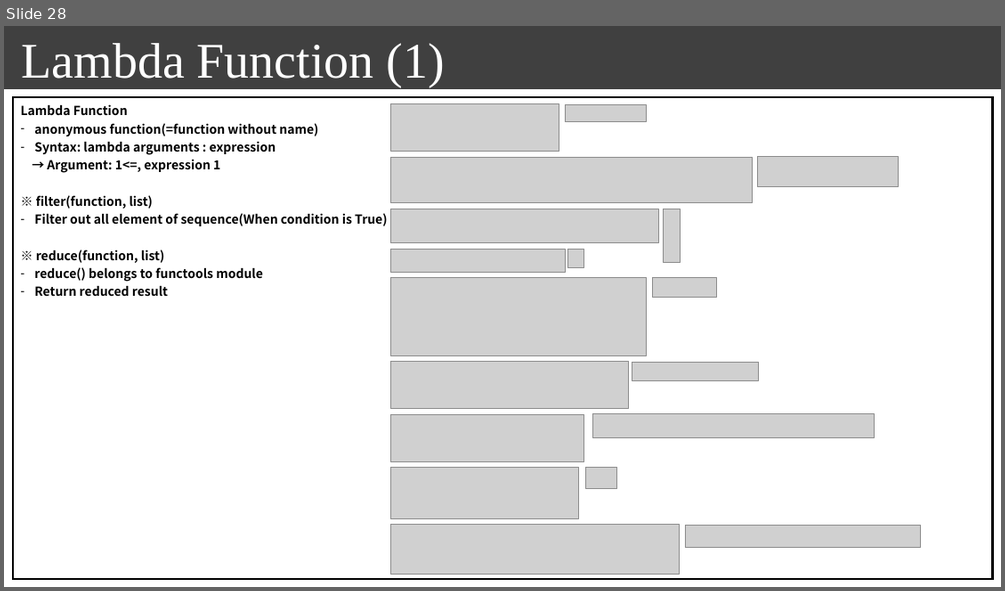
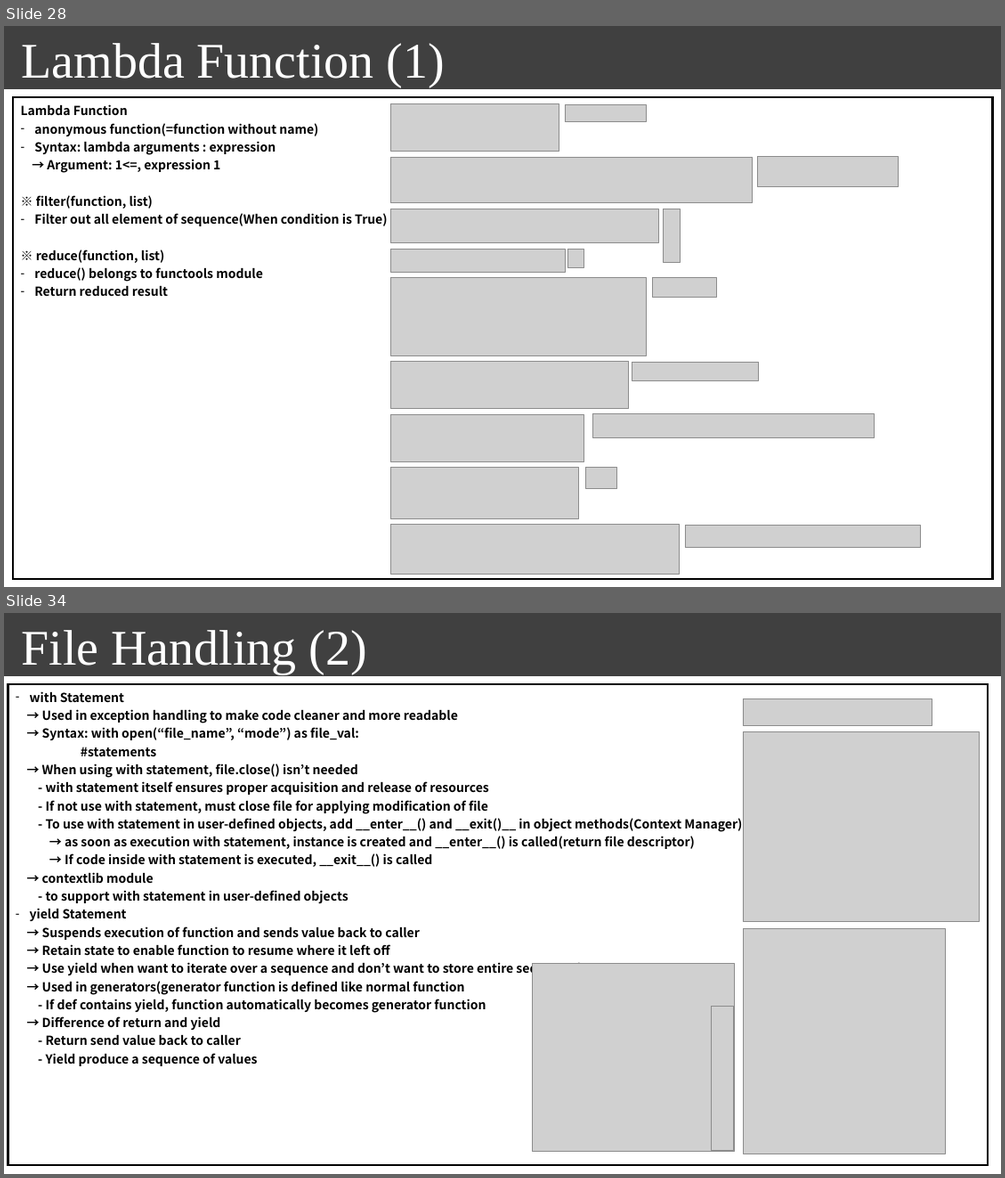
Before and after one commit to seonghokim/Study, a slide deck: Study Material/[ENG] everything in python.pptx. Shown one above the other, each under a label of ours: slide 28 before the commit, slides 28 and 34 after it; the slides between them are not shown. The pictures are 1005x591 and 1005x1178 pixels, drawn with LibreOffice and Linux fonts; fonts in the diff are those of the drawing; grey boxes stand for pictures; background and template pictures are left out. Boxes give left, top, right and bottom in pixels: in the first picture for what was removed or moved away, otherwise in the second. Text is boxed around its words. In the diff, an @@ line names an element or a change of style, - is before the commit and + after.

```diff
--- a/Study Material/[ENG] everything in python.pptx
+++ b/Study Material/[ENG] everything in python.pptx
@@ slide 34 added at (x1=4, y1=613, x2=1001, y2=1174), background #FFFFFF; not listed: 1 template element that a slide beside it also shows @@
@@ text added at (x1=22, y1=630, x2=367, y2=674), 48 pt, text #FFFFFF @@
+File Handling (2)
@@ table added at (x1=8, y1=684, x2=987, y2=1165), 1 rows, 1 columns @@
+with Statement / → Used in exception handling to make code cleaner and more readable / → Syntax: with open(“file_name”, “mode”) as file_val: / #statements / → When using with statement, file.close() isn’t needed / - with statement itself ensures proper acquisition and release of resources / - If not use with statement, must close file for applying modification of file / - To use with statement in user-defined objects, add __enter__() and __exit()__ in object methods(Context Manager) / → as soon as execution with statement, instance is created and __enter__() is called(return file descriptor) / → If code inside with statement is executed, __exit__() is called / → contextlib module / - to support with statement in user-defined objects / yield Statement / → Suspends execution of function and sends value back to caller / → Retain state to enable function to resume where it left off / → Use yield when want to iterate over a sequence and don’t want to store entire sequence in memory / → Used in generators(generator function is defined like normal function / - If def contains yield, function automatically becomes generator function / → Difference of return and yield / - Return send value back to caller / - Yield produce a sequence of values
@@ picture added at (x1=743, y1=699, x2=932, y2=727) @@
@@ picture added at (x1=743, y1=732, x2=979, y2=922) @@
@@ picture added at (x1=743, y1=929, x2=945, y2=1153) @@
@@ picture added at (x1=533, y1=963, x2=735, y2=1151) @@
@@ picture added at (x1=712, y1=1006, x2=733, y2=1151) @@
```
Also in this commit, not shown: 2 slides changed, 8 other slides added, 1 other file.
